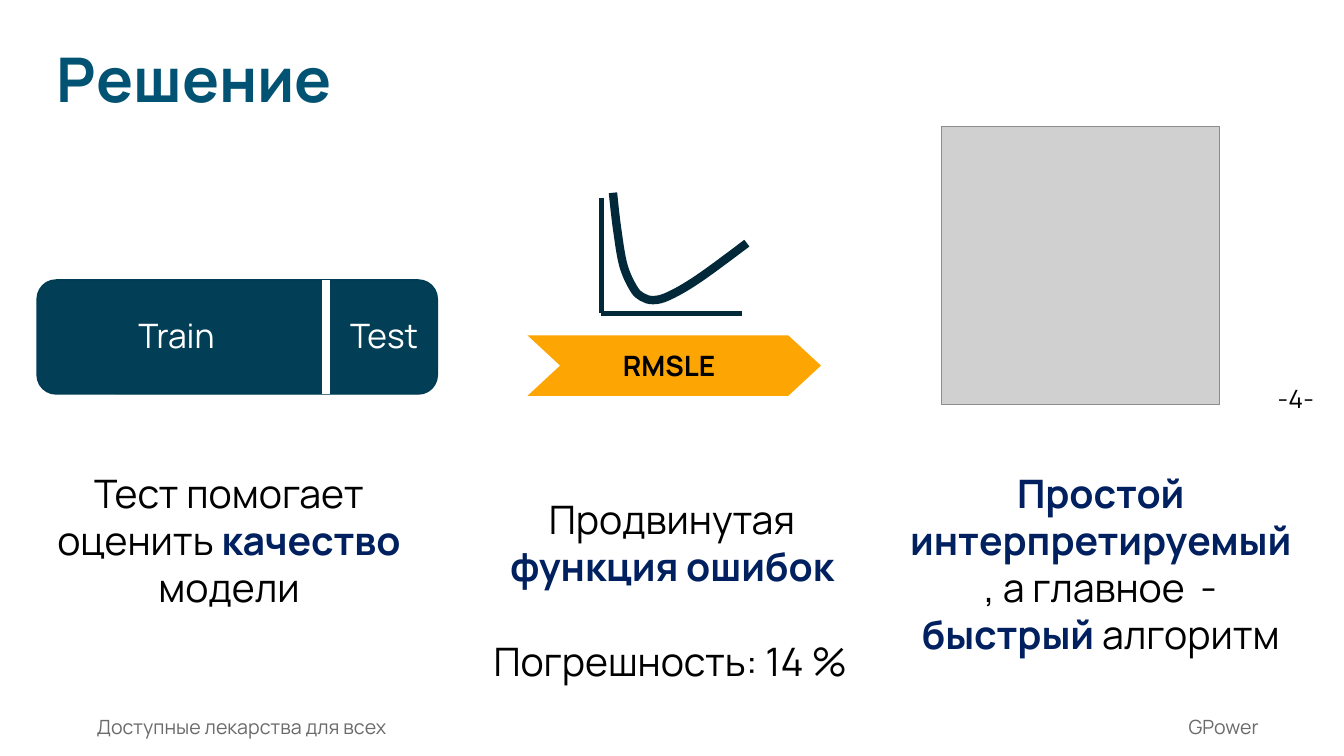
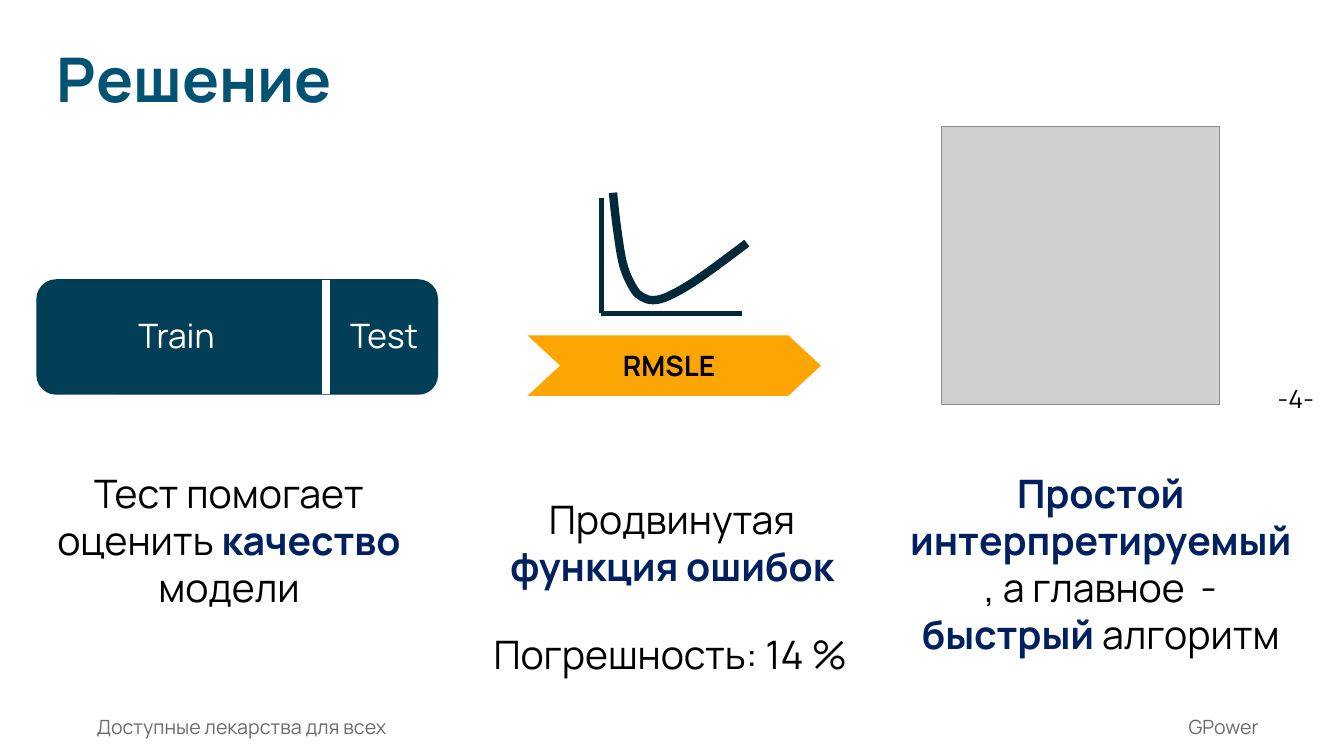
Before and after one commit to Tribble58/spb_medicine, a slide deck: slide 4 of Презентация.pptx. Drawn at 1344x756 pixels with LibreOffice and Linux fonts; fonts in the diff are those of the drawing; grey boxes stand for pictures; background and template pictures are left out. Boxes give left, top, right and bottom in pixels: in the first picture for what was removed or moved away, otherwise in the second. Text is boxed around its words. In the diff, an @@ line names an element or a change of style, - is before the commit and + after.

```diff
--- a/Презентация.pptx
+++ b/Презентация.pptx
@@ text "Погрешность: 14 %": place and size @@
-text "Погрешность: 14 %" at [494, 647, 803, 686]
+text "Погрешность: 14 %" at [494, 640, 803, 679]
```
Also in this commit, not shown: 6 slides removed, 1 other file.
